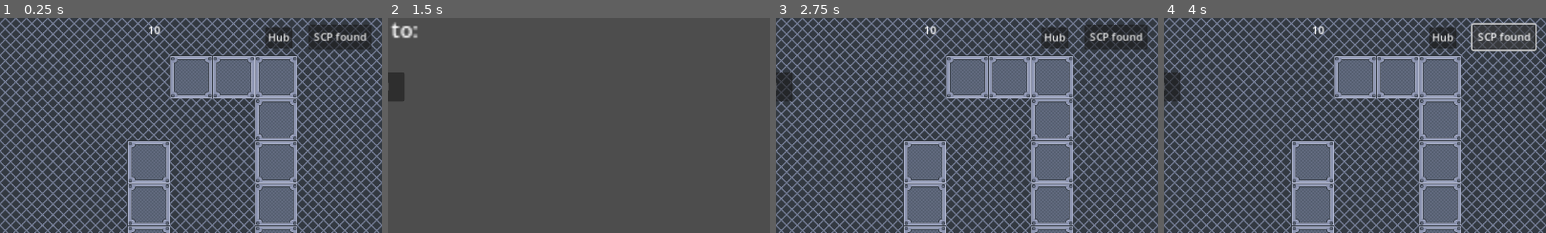
Above: before the commit, frames 1-4 (left to right).
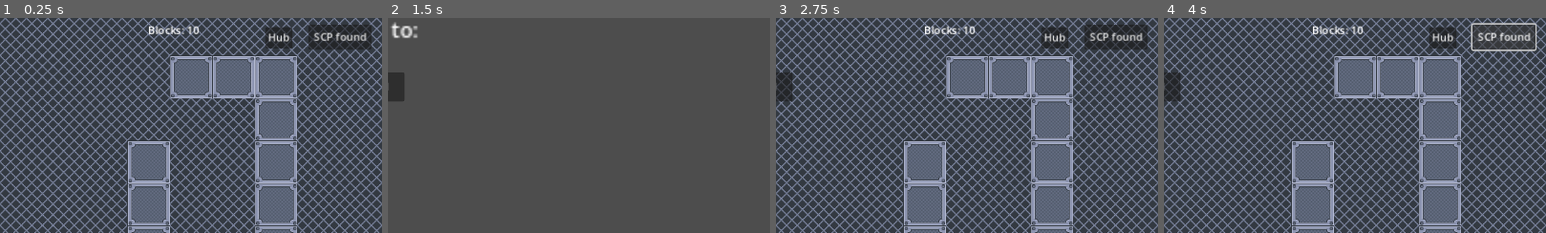
Above: after the commit, the same moments.

Repository: Starstriker112/projectscp
Game: Godot game, scene res://Game/world/world.tscn
The game is run twice, just before and just after one commit, with the same random seed, the same clock (stepped at 60 frames per second) and the same inputs.
Inputs:
- Up to frame 1 (0.25 s): no input
- Up to frame 2 (1.5 s): click "SCP found" at 0.5 s; click "Hub" at 1.25 s
- Up to frame 3 (2.75 s): click "Test world" at 2 s
- Up to frame 4 (4 s): click "Send team" at 2.75 s; click "SCP found" at 3.5 s
The pictures show only the part of the screen within x 50-100%, y 1-51%; the shares and areas given below are measured in that part.

The runs differ from the first frame. In frame 1, 0.3% of the frame differs, in the area x 39-53%, y 3-8%; in frame 2, nothing differs; in frame 3, 0.3%; in frame 4, 0.3%.

Commit message:
Test animated sprite implemented

Diff:
--- /dev/null
+++ b/Game/objects/animated_sprite.gd
@@ -0,0 +1,11 @@
+extends StaticBody2D
+
+
+# Called when the node enters the scene tree for the first time.
+func _ready():
+	pass # Replace with function body.
+
+
+# Called every frame. 'delta' is the elapsed time since the previous frame.
+func _process(delta):
+	$Sprite.play("scp")
--- /dev/null
+++ b/Game/objects/animated_sprite.tscn
@@ -0,0 +1,62 @@
+[gd_scene load_steps=10 format=3 uid="uid://bmjn87qk11ye3"]
+
+[ext_resource type="Script" path="res://Game/objects/animated_sprite.gd" id="1_b1l0q"]
+[ext_resource type="Texture2D" uid="uid://dcuxx35b5exk8" path="res://aseprite/scp-build-ui.png" id="1_rhsoj"]
+
+[sub_resource type="AtlasTexture" id="AtlasTexture_shcxw"]
+atlas = ExtResource("1_rhsoj")
+region = Rect2(0, 0, 320, 320)
+
+[sub_resource type="AtlasTexture" id="AtlasTexture_r4sgc"]
+atlas = ExtResource("1_rhsoj")
+region = Rect2(320, 0, 320, 320)
+
+[sub_resource type="AtlasTexture" id="AtlasTexture_78djq"]
+atlas = ExtResource("1_rhsoj")
+region = Rect2(640, 0, 320, 320)
+
+[sub_resource type="AtlasTexture" id="AtlasTexture_jc5a6"]
+atlas = ExtResource("1_rhsoj")
+region = Rect2(960, 0, 320, 320)
+
+[sub_resource type="AtlasTexture" id="AtlasTexture_qvr7c"]
+atlas = ExtResource("1_rhsoj")
+region = Rect2(0, 320, 320, 320)
+
+[sub_resource type="SpriteFrames" id="SpriteFrames_llnjj"]
+animations = [{
+"frames": [{
+"duration": 1.0,
+"texture": SubResource("AtlasTexture_shcxw")
+}, {
+"duration": 1.0,
+"texture": SubResource("AtlasTexture_r4sgc")
+}, {
+"duration": 1.0,
+"texture": SubResource("AtlasTexture_78djq")
+}, {
+"duration": 1.0,
+"texture": SubResource("AtlasTexture_jc5a6")
+}, {
+"duration": 1.0,
+"texture": SubResource("AtlasTexture_qvr7c")
+}],
+"loop": false,
+"name": &"scp",
+"speed": 5.0
+}]
+
+[sub_resource type="RectangleShape2D" id="RectangleShape2D_1j41c"]
+size = Vector2(65, 65)
+
+[node name="animated_sprite" type="StaticBody2D"]
+script = ExtResource("1_b1l0q")
+
+[node name="Sprite" type="AnimatedSprite2D" parent="."]
+scale = Vector2(0.25, 0.25)
+sprite_frames = SubResource("SpriteFrames_llnjj")
+animation = &"scp"
+frame = 1
+
+[node name="CollisionShape2D" type="CollisionShape2D" parent="."]
+shape = SubResource("RectangleShape2D_1j41c")
--- a/Game/world/world.gd
+++ b/Game/world/world.gd
@@ -3,6 +3,7 @@
 var test_object = preload("res://Game/objects/test_object.tscn")
 var walk_test = preload("res://Game/AI/walk.tscn")
 var scp_found = preload("res://Game/menus/scp_found.tscn")
+var animated_sprite = preload("res://Game/objects/animated_sprite.tscn")
 var mode = 0
 @onready var astar = AStar2D.new()
 
@@ -61,10 +62,17 @@
 					clone.position = get_global_mouse_position()
 					get_parent().add_child(clone)
 					Global.blocks -= 1
+				elif Global.item_selected == 3:
+					var clone = animated_sprite.instantiate()
+					clone.position = get_global_mouse_position()
+					get_parent().add_child(clone)
+					Global.blocks -= 1
 	if event.is_action_pressed("item1"):
 		Global.item_selected = 1
 	if event.is_action_pressed("item2"):
 		Global.item_selected = 2
+	if event.is_action_pressed("item3"):
+		Global.item_selected = 3
 
 func _physics_process(delta):
 	_on_get_path($Personnel, $walk.global_position)
@@ -78,4 +86,4 @@
 	get_tree().change_scene_to_file("res://Game/menus/Hub.tscn")
 
 func _process(delta):
-	$Label.text = str(Global.blocks)
+	$Label.text = "Blocks: "+str(Global.blocks)
--- a/project.godot
+++ b/project.godot
@@ -54,6 +54,11 @@
 "events": [Object(InputEventKey,"resource_local_to_scene":false,"resource_name":"","device":-1,"window_id":0,"alt_pressed":false,"shift_pressed":false,"ctrl_pressed":false,"meta_pressed":false,"pressed":false,"keycode":0,"physical_keycode":50,"key_label":0,"unicode":50,"echo":false,"script":null)
 ]
 }
+item3={
+"deadzone": 0.5,
+"events": [Object(InputEventKey,"resource_local_to_scene":false,"resource_name":"","device":-1,"window_id":0,"alt_pressed":false,"shift_pressed":false,"ctrl_pressed":false,"meta_pressed":false,"pressed":false,"keycode":0,"physical_keycode":51,"key_label":0,"unicode":51,"echo":false,"script":null)
+]
+}
 
 [rendering]
 
